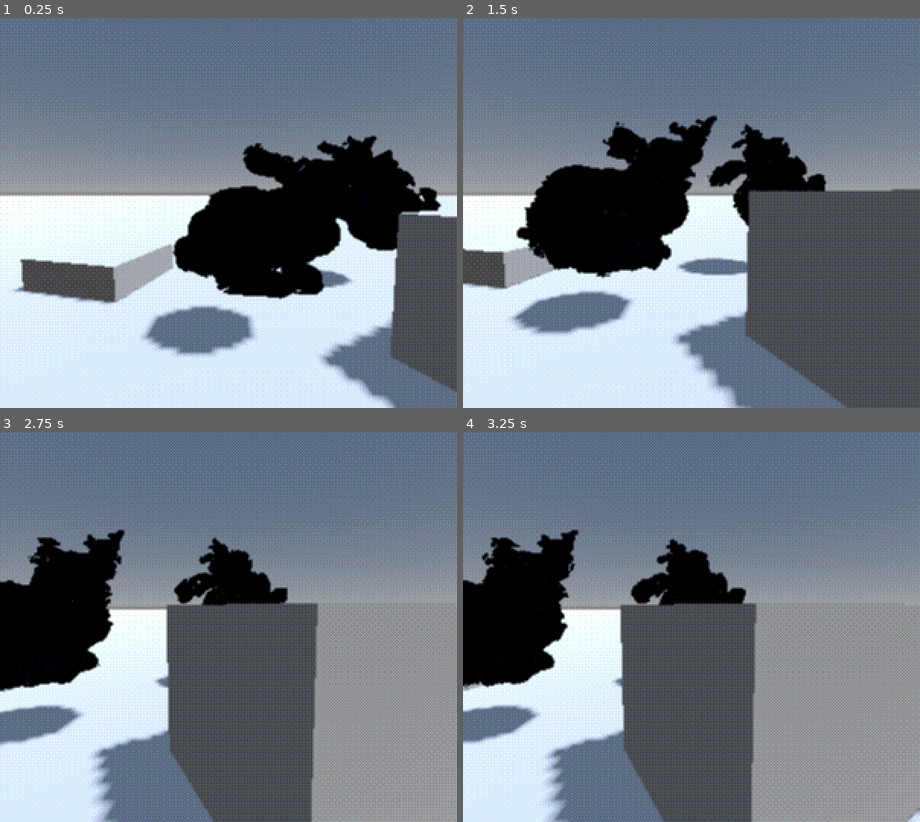
Above: before the commit, frames 1-4 (two rows, left to right).
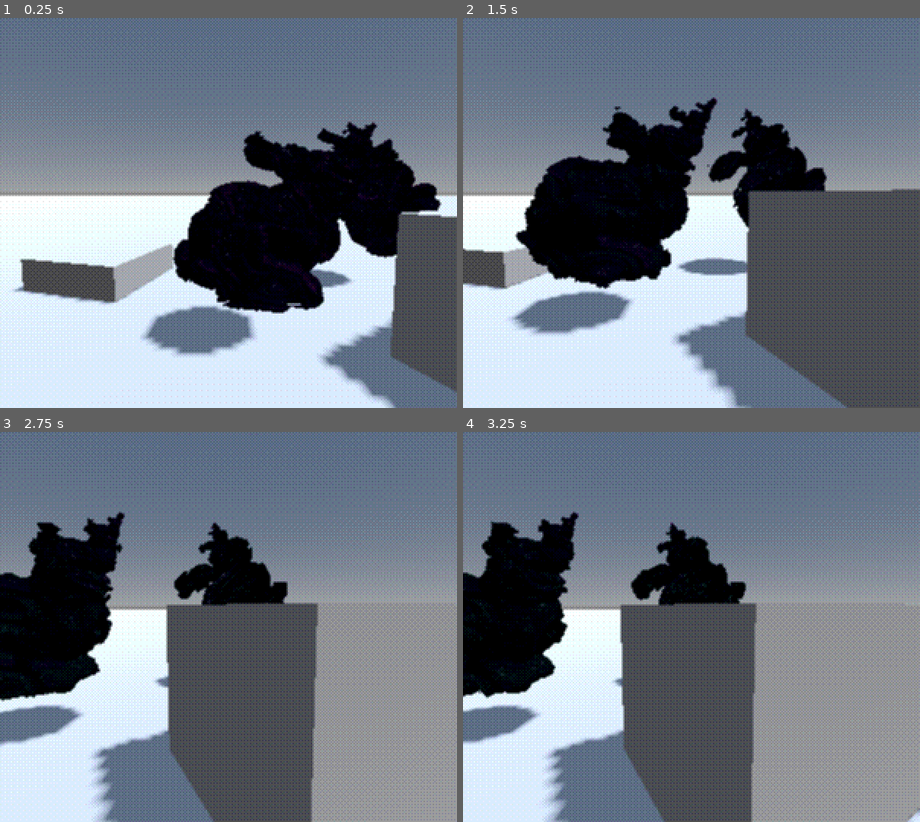
Above: after the commit, the same moments.

Repository: kiwijuice56/gd-fractals
Game: Godot game, scene res://main.tscn
Two runs of this game, one before a commit and one after it. Both use one fixed random seed, a clock stepped at 60 frames per second and the inputs below.
Inputs (mouse positions are in pixels of both pictures, inside the frame that each line leads up to):
- Up to frame 1 (0.25 s): no input
- Up to frame 2 (1.5 s): tap Enter at 0.5 s; move the mouse to (792, 193) at 0.52 s; hold D 0.53-1.25 s; tap Q at 0.6 s; click (792, 193) at 0.67 s; drag from (600, 232) to (668, 291) at 1.27 s
- Up to frame 3 (2.75 s): move the mouse to (274, 541) at 2.02 s; hold D from 2.03 s (still down); tap Shift at 2.1 s
- Up to frame 4 (3.25 s): release D at 2.75 s; drag from (668, 705) to (554, 568) at 2.77 s

The runs differ from the first frame. In frame 1, 4.3% of the frame differs, in the area x 37-97%, y 26-76%; in frame 2, 4.7%, in the area x 11-80%, y 20-70%; in frame 3, 3.4%; in frame 4, 3.2%.

Commit message:
Removed bloat

Diff:
--- a/examples/angel_scene.tscn
+++ /dev/null
@@ -1,70 +0,0 @@
-[gd_scene load_steps=8 format=3 uid="uid://slqonwqa58pi"]
-
-[ext_resource type="PackedScene" uid="uid://cocpy0366csk5" path="res://rendering/rendering_plane.tscn" id="1_7rn4r"]
-[ext_resource type="Shader" uid="uid://fdhkmu4rxw64" path="res://rendering/raymarcher.gdshader" id="2_nvsnm"]
-[ext_resource type="ImageTexture3D" uid="uid://cu07to3qoin76" path="res://sdf_textures/bunny_128.res" id="3_nvsnm"]
-
-[sub_resource type="Gradient" id="Gradient_nvsnm"]
-offsets = PackedFloat32Array(0, 0.35892117, 0.62033194, 1)
-colors = PackedColorArray(0.10671837, 0.20728609, 0.2529266, 1, 0.9374565, 0.872474, 0.86054355, 1, 0.25458705, 0.1582213, 0.35309374, 1, 0.5187836, 0.57336307, 0.3197342, 1)
-
-[sub_resource type="FastNoiseLite" id="FastNoiseLite_iq0xf"]
-noise_type = 3
-seed = 15
-frequency = 0.0102
-fractal_type = 0
-fractal_octaves = 2
-fractal_lacunarity = 2.385
-domain_warp_amplitude = 3.0
-
-[sub_resource type="NoiseTexture3D" id="NoiseTexture3D_bhif0"]
-width = 128
-height = 128
-depth = 128
-noise = SubResource("FastNoiseLite_iq0xf")
-color_ramp = SubResource("Gradient_nvsnm")
-seamless = true
-seamless_blend_skirt = 0.355
-
-[sub_resource type="ShaderMaterial" id="ShaderMaterial_bhif0"]
-render_priority = 0
-shader = ExtResource("2_nvsnm")
-shader_parameter/max_iter = 256
-shader_parameter/max_bounce = 1
-shader_parameter/collision_threshold = 0.003
-shader_parameter/normal_sample_length = 0.003
-shader_parameter/march_proportion = 0.235
-shader_parameter/runaway_threshold = 8.0
-shader_parameter/fractal_iterations = 8
-shader_parameter/color_center_point = Vector3(0.705, -0.25, 0.765)
-shader_parameter/color_balance = 0.50000002375
-shader_parameter/mandelbulb_power = 8.0
-shader_parameter/mandelbulb_runaway_threshold = 2.0
-shader_parameter/alpha = 2.78
-shader_parameter/beta = -0.155
-shader_parameter/noise = SubResource("NoiseTexture3D_bhif0")
-shader_parameter/noise_frequency = 2.695
-shader_parameter/portal_center = Vector3(0.5, 0.785, 0.085)
-shader_parameter/portal_offset = Vector3(0.45, 0.6, 0.2)
-shader_parameter/portal_radius = 0.3
-shader_parameter/portal_scale = 1.89
-shader_parameter/sdf_texture = ExtResource("3_nvsnm")
-shader_parameter/light_direction = Vector3(-0.1, -1.17, 0.255)
-shader_parameter/base_smoothness = 24.585
-shader_parameter/specular_color = Color(1, 1, 1, 1)
-shader_parameter/specular_ratio = 0.2530000120175
-shader_parameter/real_shadows_enabled = true
-shader_parameter/fake_shadow_darkness = 0.6870000326325
-shader_parameter/real_shadow_darkness = 0.44800002128
-shader_parameter/shadow_absorption = Vector3(1.295, 1.1, 1)
-shader_parameter/shadow_softness = 0.5430000257925
-shader_parameter/clear_color = Color(0.019475712, 0.06422869, 0.079802014, 1)
-shader_parameter/_fov = 70.01
-shader_parameter/_cam_mat = Basis(-0.120010056, -0.28536028, 0.950877, 0, 0.9577993, 0.28743765, -0.9927727, 0.03449541, -0.11494555)
-
-[node name="AngelScene" unique_id=965001392 instance=ExtResource("1_7rn4r")]
-material_override = SubResource("ShaderMaterial_bhif0")
-
-[node name="Label" type="Label" parent="." index="0" unique_id=2072808679]
-offset_right = 40.0
-offset_bottom = 23.0
--- a/examples/bunny_scene.tscn
+++ b/examples/bunny_scene.tscn
@@ -29,7 +29,7 @@
 [sub_resource type="ShaderMaterial" id="ShaderMaterial_5hk1t"]
 render_priority = 0
 shader = ExtResource("2_w5sbp")
-shader_parameter/max_iter = 128
+shader_parameter/max_iterations = 512
 shader_parameter/max_bounce = 1
 shader_parameter/collision_threshold = 0.01
 shader_parameter/normal_sample_length = 0.003
@@ -60,7 +60,6 @@
 shader_parameter/shadow_absorption = Vector3(1.295, 1.1, 1)
 shader_parameter/shadow_softness = 0.5430000257925
 shader_parameter/clear_color = Color(0, 0, 0, 0)
-shader_parameter/_fov = 70.01
 
 [sub_resource type="SphereMesh" id="SphereMesh_pefpt"]
 radius = 0.3
--- a/rendering/raymarcher.gdshader
+++ b/rendering/raymarcher.gdshader
@@ -1,52 +1,53 @@
 shader_type spatial;
 render_mode unshaded, depth_prepass_alpha;
 
-const float MAX_DISTANCE = 10000.0;
-const float SMOOTH_UNION_MULTIPLIER = 4.0;
-const float BOUNCE_EPSILON_MULTIPLIER = 4.0;
+// Some constants that you probably don't need to change
+const float MAX_DISTANCE = 10000.0; // Placeholder value for infinitely far away distances
+const float SMOOTH_UNION_MULTIPLIER = 4.0; // See smooth_union(...)
+const float BOUNCE_EPSILON_MULTIPLIER = 4.0; // Controls how far a ray should move away from a surface to prevent artifacts during shadows/bounces
 const float SHADOW_EPSILON_MULTIPLIER = 4.0;
 
 group_uniforms raymarching;
-uniform int max_iter = 512; // Max iterations a regular collision ray can march
-uniform int max_bounce = 2; // Max times a ray can be reflected
-uniform float collision_threshold = 6.0e-3; // Min distance a ray can be from a surface for it to collide
-uniform float normal_sample_length = 32.0e-3; // How far along a collided surface to move when sampling for a normal vector
-uniform float march_proportion : hint_range(0.0, 1.0) = 0.5; // How far a ray marches along the given distance (lower is safer)
-uniform float runaway_threshold = 8.0; // Distance where a ray is considered far enough to stop iteration
-uniform float bounding_radius = 2.0;
+uniform int max_iterations = 256; // Max iterations any ray can march
+uniform int max_bounce = 1; // Max times a ray can be reflected
+uniform float collision_threshold = 0.01; // Min distance a ray can be from a surface for it to collide
+uniform float normal_sample_length = 0.003; // How far along a collided surface to move when sampling for a normal
+uniform float march_proportion : hint_range(0.0, 1.0) = 0.5; // Controls how far along the distance to advance the ray each step (lower = less artifacts, worse performance)
+uniform float runaway_threshold = 10.0; // Distance where a ray is considered far enough to stop iteration
+uniform float bounding_radius = 5.0; // Radius of the sphere bounding the entire scene (tighter = better performance)
 
 group_uniforms fractal;
 uniform int fractal_iterations = 4; // Max iterations of the fractal algoritms
 uniform vec3 color_center_point = vec3(0.0, 0.5, -0.5); // Color parameters for fractal algorithms
-uniform float color_balance: hint_range(0.0, 1.0) = 0.5;
+uniform float color_balance: hint_range(0.0, 1.0) = 0.5; // Sliding scale for the two fractal colors
 
 group_uniforms mandelbulb;
 uniform float mandelbulb_power = 8.0;
 uniform float mandelbulb_runaway_threshold = 2.0;
 
 group_uniforms shape_modulus;
-uniform float alpha = 3.15;
-uniform float beta = -0.135;
-uniform sampler3D noise: repeat_enable, filter_linear;
+uniform float alpha = 3.15; // "cutoff" value of the fractal
+uniform float beta = -0.135; // "thickness" of fractal surface
+uniform sampler3D noise: repeat_enable, filter_linear; // Used to give surface fractal-like detail
 uniform float noise_frequency = 2.0;
-uniform vec3 portal_center = vec3(0.5, 0.6, 0.0);
-uniform vec3 portal_offset = vec3(0.45, 0.6, 0.2);
+uniform vec3 portal_center = vec3(0.5, 0.6, 0.0); // Position of the portal
+uniform vec3 portal_offset = vec3(0.45, 0.6, 0.2); // Position that the portal should teleport to
 uniform float portal_radius = 0.3;
 uniform float portal_scale = 4.0;
 
 group_uniforms mesh;
-uniform sampler3D sdf_texture: repeat_disable, filter_linear;
+uniform sampler3D sdf_texture: repeat_disable, filter_linear; // Signed distance function
 
 // "real" shadows are calculated by bouncing rays in the direction of the light source
 // "fake" shadows are calculated by comparing normals with the light direction
 // Although ideally "real" shadows are the only necessary ones, having fake shadows can
 // make details in the surface show and service when there are performance constraints
 group_uniforms lighting;
-uniform vec3 light_direction = vec3(0.0, -1.0, 0.0);
+uniform vec3 light_direction = vec3(0.0, -1.0, 0.0); // Should be synced in GDscript to some DirectionalLight3D
 uniform float base_smoothness = 24.0;
 uniform vec3 specular_color: source_color = vec3(1.0, 1.0, 1.0);
 uniform float specular_ratio : hint_range(0.0, 1.0) = 1.0;
-uniform bool real_shadows_enabled = false;
+uniform bool real_shadows_enabled = true;
 uniform float fake_shadow_darkness : hint_range(0.0, 1.0) = 0.75;
 uniform float real_shadow_darkness : hint_range(0.0, 1.0) = 0.65;
 uniform vec3 shadow_absorption = vec3(1.2, 1.1, 1.0);
@@ -54,10 +55,6 @@
 
 group_uniforms scene;
 uniform vec4 clear_color: source_color;
-
-// Updated automatically by script to match real camera and object
-group_uniforms internal;
-uniform float _fov = 86.0;
 
 void vertex() {
 	// Make the rendering plane a billboard
@@ -173,14 +170,14 @@
 
 int march(inout vec3 ray_pos, vec3 ray_dir, inout int id, inout vec3 collision_info) {
 	int iter = 0;
-	for (; iter < max_iter; iter++) {
+	for (; iter < max_iterations; iter++) {
 		float dist = abs(world_DE(ray_pos, id, collision_info));
 		collision_info.g = min(collision_info.g, dist);
 
 		ray_pos += ray_dir * dist * march_proportion;
 
 		if (dist > runaway_threshold) {
-			iter = max_iter;
+			iter = max_iterations;
 			break;
 		}
 
@@ -229,7 +226,7 @@
 	float aspect_ratio = VIEWPORT_SIZE.x / VIEWPORT_SIZE.y;
 	float fov = atan(-1.0 / PROJECTION_MATRIX[1][1]);
 	float px = aspect_ratio * (2.0 * uv.x - 1.0) * fov;
-	float py = (1.0 - 2.0 * uv.y) * tan(_fov * PI / 360.0);
+	float py = (1.0 - 2.0 * uv.y) * fov;
 	vec3 ray_dir = vec3(px, py, -1);
 	ray_dir = (INV_VIEW_MATRIX * vec4(normalize(ray_dir), 0.0)).xyz;
 	ray_dir = normalize(inverse(MODEL_MATRIX) * vec4(ray_dir, 0.0)).xyz;
@@ -245,7 +242,7 @@
 		}
 
 		// March through scene, bouncing at collisions to create reflections
-		vec4 pixel_color = clear_color;
+		vec4 pixel_color = vec4(0.0);
 		float previous_reflectance = 1.0;
 		for (int i = 0; i < max_bounce; i++) {
 			// Find contact point and object
@@ -253,7 +250,7 @@
 			vec3 collision_info = vec3(1.0, MAX_DISTANCE, 0.0);
 			int iter = march(ray_pos, ray_dir, collider_id, collision_info);
 
-			if (iter == max_iter) {
+			if (iter == max_iterations) {
 				pixel_color += clear_color * previous_reflectance;
 				break;
 			}
@@ -275,7 +272,7 @@
 				vec3 shadow_collision_info = vec3(1.0, MAX_DISTANCE, 0.0);
 				ray_pos -= light_direction * collision_threshold * SHADOW_EPSILON_MULTIPLIER;
 				int shadow_iter = march(ray_pos, -light_direction, shadow_collider_id, shadow_collision_info);
-				shadow_occlusion = (1.0 - real_shadow_darkness) + real_shadow_darkness * pow(float(shadow_iter) / float(max_iter), 0.5);
+				shadow_occlusion = (1.0 - real_shadow_darkness) + real_shadow_darkness * pow(float(shadow_iter) / float(max_iterations), 0.5);
 				ray_pos = old_ray;
 			}
 			// Reflect the ray for future bounces
@@ -285,7 +282,7 @@
 			float fractal_mix = abs(fract(4.0 * collision_info.r));
 			vec4 hit_color = vec4(0.6, 0.0, 0.5, 1.0) * fractal_mix + vec4(0.0, 0.3, 0.2, 1.0) * (1.0 - fractal_mix);
 			// Ambient occlusion
-			float aa = float(iter) / float(max_iter);
+			float aa = float(iter) / float(max_iterations);
 			hit_color.rgb = clear_color.rgb * aa + (1.0 - aa) * hit_color.rgb;
 
 			// Shadows based on normal only
--- a/rendering/rendering_plane.gd
+++ /dev/null
@@ -1,16 +0,0 @@
-@tool
-class_name RenderingPlane extends MeshInstance3D
-
-@export var camera: Camera3D
-
-func _process(_delta: float) -> void:
-	set_instance_shader_parameter("_position", global_position)
-	set_instance_shader_parameter("_scale", scale.x) # Assumes uniform scaling
-	set_instance_shader_parameter("_rotation", rotation)
-
-	var target_camera: Camera3D = camera
-	if not is_instance_valid(target_camera):
-		target_camera = EditorInterface.get_editor_viewport_3d(0).get_camera_3d()
-
-	material_override.set_shader_parameter("_fov", target_camera.fov)
-	material_override.set_shader_parameter("_cam_mat", target_camera.global_transform.basis)
--- a/rendering/rendering_plane.tscn
+++ b/rendering/rendering_plane.tscn
@@ -1,8 +1,7 @@
-[gd_scene load_steps=9 format=3 uid="uid://cocpy0366csk5"]
+[gd_scene load_steps=8 format=3 uid="uid://cocpy0366csk5"]
 
 [ext_resource type="Shader" uid="uid://fdhkmu4rxw64" path="res://rendering/raymarcher.gdshader" id="1_mnrjc"]
 [ext_resource type="ImageTexture3D" uid="uid://cu07to3qoin76" path="res://sdf_textures/bunny_128.res" id="2_n23bp"]
-[ext_resource type="Script" uid="uid://cqommosxphppa" path="res://rendering/rendering_plane.gd" id="2_wqimk"]
 
 [sub_resource type="Gradient" id="Gradient_n23bp"]
 offsets = PackedFloat32Array(0, 0.15560167, 0.62033194, 1)
@@ -29,12 +28,13 @@
 [sub_resource type="ShaderMaterial" id="ShaderMaterial_wqimk"]
 render_priority = 0
 shader = ExtResource("1_mnrjc")
-shader_parameter/max_iter = 127
+shader_parameter/max_iterations = 256
 shader_parameter/max_bounce = 1
 shader_parameter/collision_threshold = 0.008
 shader_parameter/normal_sample_length = 0.002
 shader_parameter/march_proportion = 0.30000001425
 shader_parameter/runaway_threshold = 8.0
+shader_parameter/bounding_radius = 5.0
 shader_parameter/fractal_iterations = 8
 shader_parameter/color_center_point = Vector3(0.705, -0.25, 0.765)
 shader_parameter/color_balance = 0.50000002375
@@ -59,8 +59,6 @@
 shader_parameter/shadow_absorption = Vector3(1.295, 1.1, 1)
 shader_parameter/shadow_softness = 0.5430000257925
 shader_parameter/clear_color = Color(0.0192, 0.0648, 0.08, 0)
-shader_parameter/_fov = 70.01
-shader_parameter/_cam_mat = Basis(-0.5198639, 0.17462215, 0.8362109, 0, 0.9788841, -0.20441596, -0.8542491, -0.10626847, -0.5088865)
 
 [sub_resource type="PlaneMesh" id="PlaneMesh_n23bp"]
 size = Vector2(4, 4)
@@ -70,8 +68,4 @@
 material_override = SubResource("ShaderMaterial_wqimk")
 cast_shadow = 0
 extra_cull_margin = 16.0
-instance_shader_parameters/_position = Vector3(0, 0, 0)
-instance_shader_parameters/_rotation = Vector3(0, 0, 0)
-instance_shader_parameters/_scale = 1.0
 mesh = SubResource("PlaneMesh_n23bp")
-script = ExtResource("2_wqimk")
Not shown, removed: rendering/rendering_plane.gd.uid
